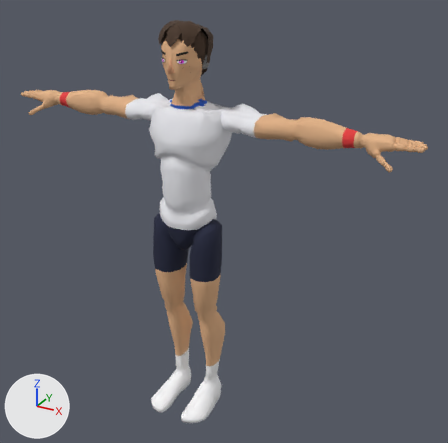
Before and after pictures for a commit that changed the glTF model sweetspot/models/players/p03.glb.
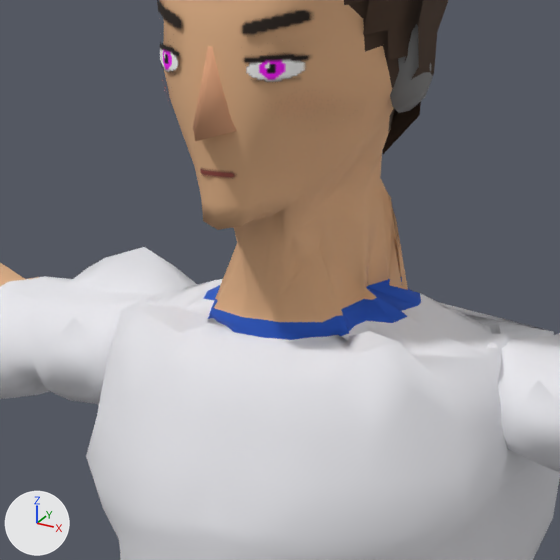
The first picture shows the older version from a camera (50 mm lens) standing at (1.377, -2.173, 2.091) and looking at (0.14, 0.076, 0.966). The close-ups show the older and then the newer version on the part from 30% to 52% of the width and 11% to 33% of the height of that picture. Only the edits that show in the close-ups are written down. Arrows for +X, +Y and +Z are at lower left; the lights stay in place. Vertices at exactly the same position are counted once.

Objects in the first close-up: 'Body', 'Ear', 'Face', 'Hair', 'Nose'.
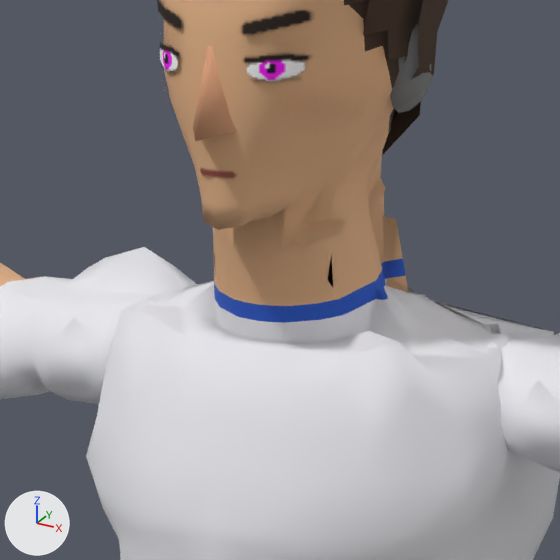
Pixel boxes [x1, y1, x2, y2] of what changed, in the close-ups (560 x 560 px; the box of a moved part takes in the faces that stretch with it):
part 1 of me_mannequin, moved or reshaped
    before: [179, 166, 492, 351]
    after: [182, 166, 441, 351]
part 2 of me_mannequin, surface changed
    before: [238, 316, 284, 331]
    after: [237, 308, 344, 330]

What changed in the scene script:
```text
Change me_mannequin:
    used by ob_body; location = (0.0, 0.0, 0.0)
    remove me_mannequin.from_pydata(...)  # 8060 vertices, 15874 faces; spans x -0.98..0.98, y -0.21..0.15, z 0.0..1.8
    add me_mannequin.from_pydata(...)  # 8066 vertices, 15886 faces; spans x -0.98..0.98, y -0.21..0.15, z 0.0..1.8
    me_mannequin part 1: 108 vertices moved from x -0.09..0.08, y -0.05..0.05, z 1.49..1.59 to x -0.07..0.06, y -0.06..0.07, z 1.49..1.59; 111 vertices removed from x -0.08..0.09, y -0.05..0.06, z 1.49..1.57; 117 vertices added at x -0.07..0.07, y -0.05..0.06, z 1.5..1.57
    me_mannequin part 2: 7 kept faces spanning x -0.06..0.05, y -0.05..0.04, z 1.5..1.52 get new texture (UV) coordinates
    other edits to the shape of me_mannequin do not show in these pictures
```
